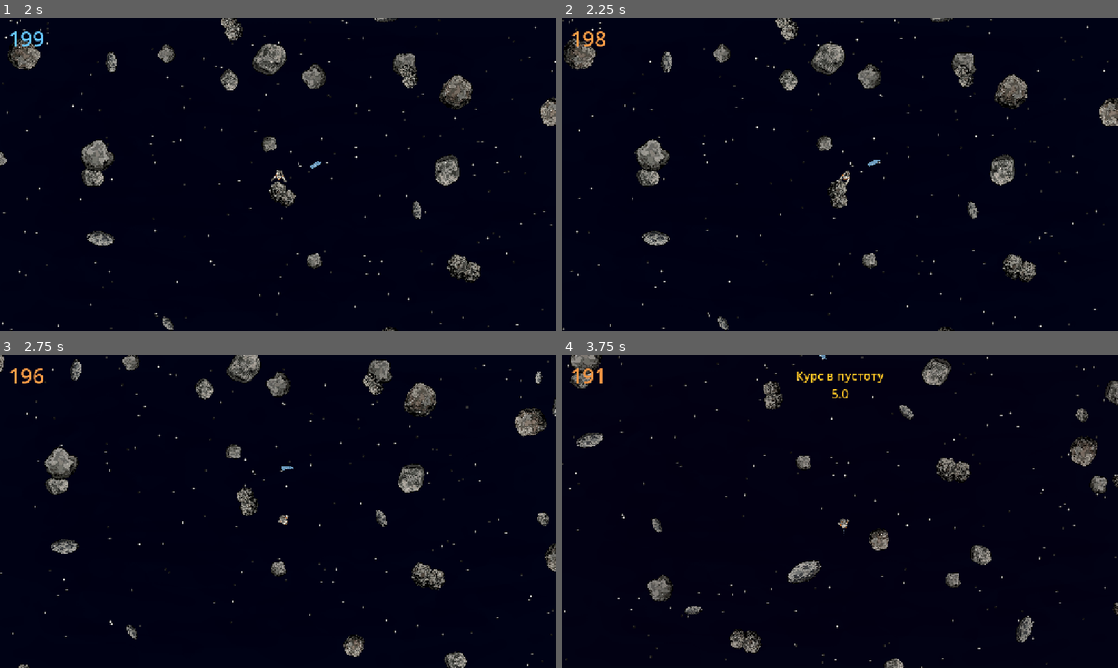
Above: before the commit, frames 1-4 (two rows, left to right).
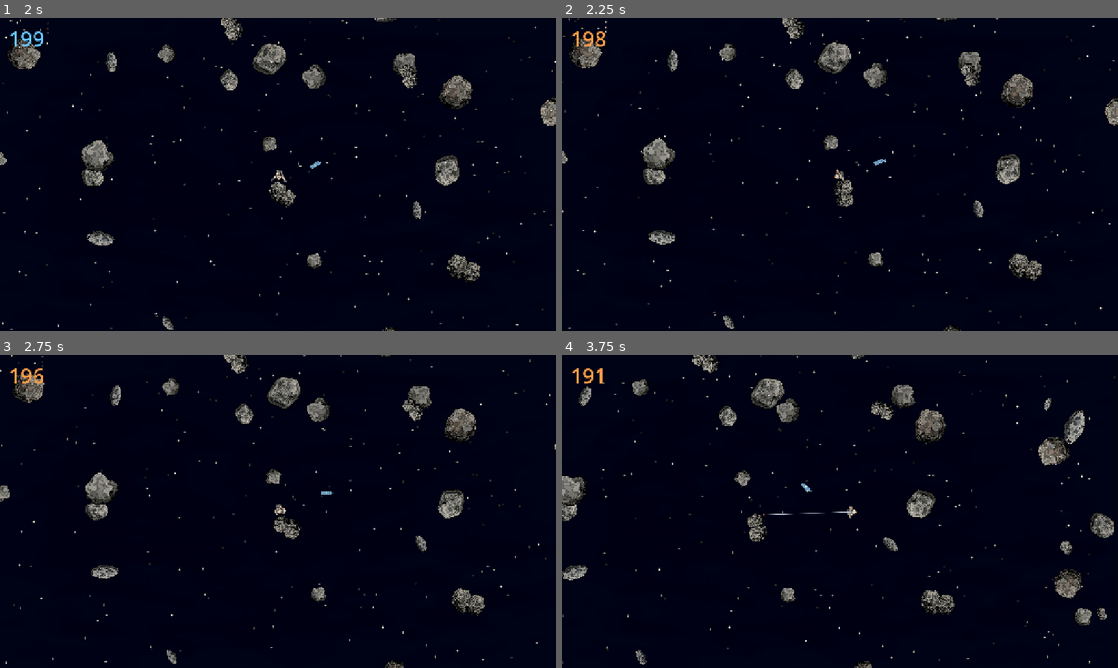
Above: after the commit, the same moments.

Repository: xOnelinx/-space_scrapheap
Game: Godot game, scene res://scenes/main.tscn
Two runs of this game, one before a commit and one after it. Both use one fixed random seed, a clock stepped at 60 frames per second and the inputs below.
Inputs (mouse positions are in pixels of both pictures, inside the frame that each line leads up to):
- Up to frame 1 (2 s): click "Начать игру" at 0.5 s; move the mouse to (400, 158) at 1.27 s; press the mouse at (400, 158) at 1.28 s; hold D (move_right) from 1.28 s (still down)
- Up to frame 2 (2.25 s): move the mouse to (728, 190) at 2.02 s; release D (move_right) at 2.03 s; release the mouse at (728, 190) at 2.03 s; hold S (move_down) from 2.03 s (still down); right-click (728, 190) at 2.1 s
- Up to frame 3 (2.75 s): keep holding S (move_down); click (166, 527) at 2.3 s
- Up to frame 4 (3.75 s): move the mouse to (895, 442) at 2.77 s; release S (move_down) at 2.78 s; hold D (move_right) 2.78-3.53 s; hold E (harpoon) 2.78-3.53 s; click (895, 442) at 3.05 s; move the mouse to (812, 574) at 3.52 s; hold W (move_up) from 3.53 s (still down); tap F (hatch) at 3.6 s

Frame 1 is identical in both runs. In frame 2, 5.8% of the frame differs, in the area x 0-100%, y 0-100%; in frame 3, 8.6%; in frame 4, 9.5%.

Commit message:
фикс бага с отталкиванием в астероид

Diff:
--- a/godot/project.godot
+++ b/godot/project.godot
@@ -22,17 +22,6 @@
 window/size/viewport_height=720
 window/size/resizable=false
 window/stretch/mode="canvas_items"
-
-[physics]
-
-2d/default_gravity=0.0
-
-[rendering]
-
-textures/canvas_textures/default_texture_filter=0
-renderer/rendering_method="gl_compatibility"
-renderer/rendering_method.mobile="gl_compatibility"
-environment/defaults/default_clear_color=Color(0.00784314, 0.0156863, 0.0784314, 1)
 
 [input]
 
@@ -85,3 +74,14 @@
 , Object(InputEventKey,"resource_local_to_scene":false,"resource_name":"","device":-1,"window_id":0,"alt_pressed":false …(186 unchanged characters)…
 ]
 }
+
+[physics]
+
+2d/default_gravity=0.0
+
+[rendering]
+
+textures/canvas_textures/default_texture_filter=0
+renderer/rendering_method="gl_compatibility"
+renderer/rendering_method.mobile="gl_compatibility"
+environment/defaults/default_clear_color=Color(0.00784314, 0.0156863, 0.0784314, 1)
--- a/godot/scripts/bodies.gd
+++ b/godot/scripts/bodies.gd
@@ -71,12 +71,24 @@
 			continue
 		if skip_hull and bool(body.get("hull")):
 			continue
-		var reach := radius + Body.hit_radius(body)
+		if not _circle_on_body(body, origin, radius):
+			continue
 		var dist := origin.distance_to(body.global_position)
-		if dist < reach and dist < best:
+		if dist < best:
 			best = dist
 			found = body
 	return found
+
+
+static func _circle_on_body(body: Node2D, origin: Vector2, radius: float) -> bool:
+	## Сначала описанная окружность: силуэт нужен только у камня, внутри которого уже стоим.
+	var reach := radius + Body.hit_radius(body)
+	if origin.distance_to(body.global_position) >= reach:
+		return false
+	var rock := body as SpaceRock
+	if rock != null and rock.shaped:
+		return rock.overlaps_circle(origin, radius)
+	return true
 
 
 static func soonest(tree: SceneTree, ignore: Node, horizon: float, time_of: Callable) -> Node2D:
--- a/godot/scripts/space_rock.gd
+++ b/godot/scripts/space_rock.gd
@@ -123,6 +123,19 @@
 		return 0.0
 	var circle := shape_node.shape as CircleShape2D
 	return circle.radius * uniform_scale()
+
+
+func overlaps_circle(world_center: Vector2, radius: float) -> bool:
+	## Силуэт, не описанная окружность: бок вытянутого камня внутри неё, но снаружи железа.
+	if not shaped or outline == null or outline.points.size() < 3:
+		return global_position.distance_to(world_center) < get_hit_radius() + maxf(radius, 0.0)
+	var local := to_local(world_center)
+	if Geometry2D.is_point_in_polygon(local, outline.points):
+		return true
+	var gap: float = outline.nearest_rim(local).distance
+	if gap == INF:
+		return false
+	return gap * uniform_scale() < maxf(radius, 0.0)
 
 
 func apply_depth_look() -> void:
--- a/godot/tests/verify_shapes.gd
+++ b/godot/tests/verify_shapes.gd
@@ -60,6 +60,8 @@
 			return
 	if not _bolt_hits_rim(scene.get_node("Bodies/Meteor02") as SpaceRock):
 		return
+	if not _jump_leaves_flank(wanderer, scene.get_node("Bodies/Meteor02") as SpaceRock):
+		return
 	var small := scene.get_node("Bodies/Meteor03") as SpaceRock
 	var saved_scale := small.scale
 	small.scale = saved_scale * 0.35
@@ -108,6 +110,50 @@
 	return true
 
 
+func _jump_leaves_flank(wanderer: Wanderer, rock: SpaceRock) -> bool:
+	## Бок вытянутого камня лежит внутри описанной окружности. Прыжок наружу не должен сажать обратно.
+	for node in wanderer.get_tree().get_nodes_in_group("space_rocks"):
+		var other := node as SpaceRock
+		if other == null or other == rock:
+			continue
+		other.global_position = Vector2(-100000.0, 0.0)
+		other.drift_velocity = Vector2.ZERO
+		other.spin = 0.0
+	rock.drift_velocity = Vector2.ZERO
+	rock.spin = 0.0
+	var outline := rock.outline
+	var samples := 24
+	for i in samples:
+		var along := outline.rim * float(i) / float(samples)
+		var pose := outline.rim_pose(along)
+		var world: Vector2 = rock.to_global(pose.point)
+		if world.distance_to(rock.global_position) >= rock.get_hit_radius() + wanderer._self_radius:
+			continue
+		wanderer.undock()
+		wanderer.global_position = world
+		var outward: Vector2 = rock.to_global(pose.point + pose.normal) - world
+		if outward.length_squared() < 0.01:
+			outward = Vector2.UP
+		wanderer.dock_to(rock, outward)
+		var local := rock.to_local(wanderer.global_position)
+		var gap := outline.nearest_rim(local).distance * rock.uniform_scale()
+		if Geometry2D.is_point_in_polygon(local, outline.points) or gap < wanderer._self_radius + 1.0:
+			fail("Посадка на боку внутри камня: %s" % rock.name)
+			return false
+		wanderer._charge = 1.0
+		wanderer._commit_push(wanderer.dock.outward() * 80.0)
+		if wanderer.dock.docked:
+			fail("Толчок с бока не отцепил: %s" % rock.name)
+			return false
+		wanderer._physics_process(1.0 / 60.0)
+		if wanderer.dock.docked:
+			fail("Прыжок с бока снова сел на метеорит: %s" % rock.name)
+			return false
+		return true
+	fail("Нет бока внутри описанной окружности: %s" % rock.name)
+	return false
+
+
 func _bolt_hits_rim(rock: SpaceRock) -> bool:
 	var origin := rock.global_position + Vector2(-rock.get_hit_radius() - 80.0, 0)
 	var t := rock.ray_hit(origin, Vector2.RIGHT)
